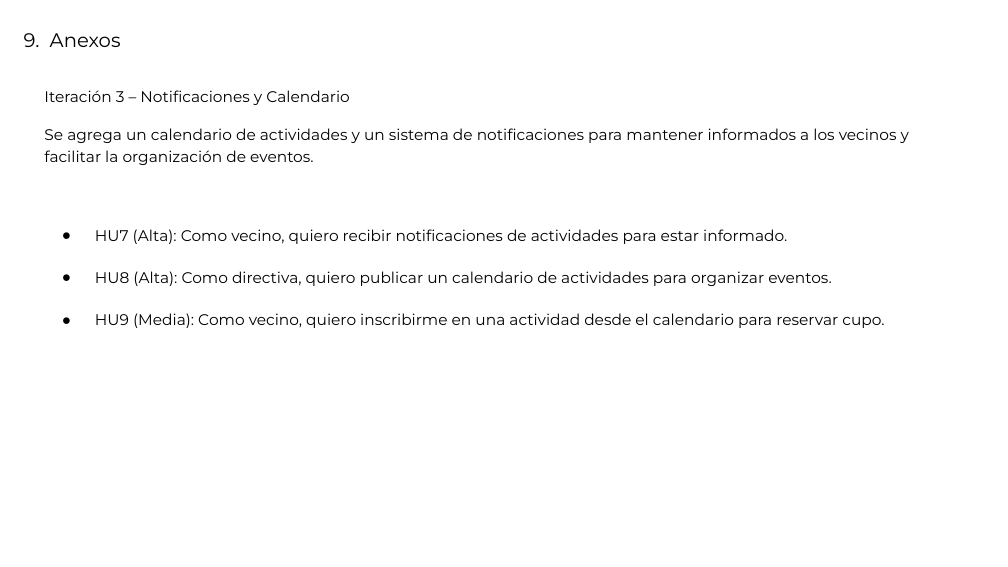
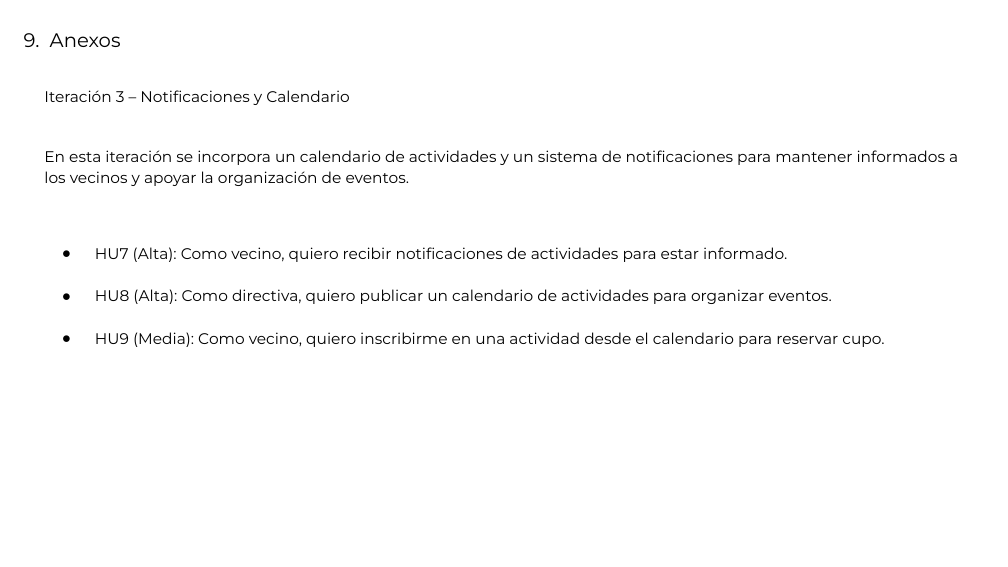
Before and after one commit to mauriciopinavalenzuela/CAPSTONE, a slide deck: slide 14 of DOCUMENTOS FASE1/evidencias grupales/Presentación_Proyecto.pptx. Drawn at 1008x567 pixels with LibreOffice and Linux fonts; fonts in the diff are those of the drawing. Boxes give left, top, right and bottom in pixels: in the first picture for what was removed or moved away, otherwise in the second. Text is boxed around its words. In the diff, an @@ line names an element or a change of style, - is before the commit and + after.

```diff
--- a/DOCUMENTOS FASE1/evidencias grupales/Presentación_Proyecto.pptx
+++ b/DOCUMENTOS FASE1/evidencias grupales/Presentación_Proyecto.pptx
@@ text at [44, 150, 958, 186]: text changed @@
-Se agrega un calendario de actividades y un sistema de notificaciones para mantener informados a los vecinos y facilitar la organización de eventos.
+En esta iteración se incorpora un calendario de actividades y un sistema de notificaciones para mantener informados a los vecinos y apoyar la organización de eventos.
```
Also in this commit, not shown: 11 other slides changed, 3 other files.
